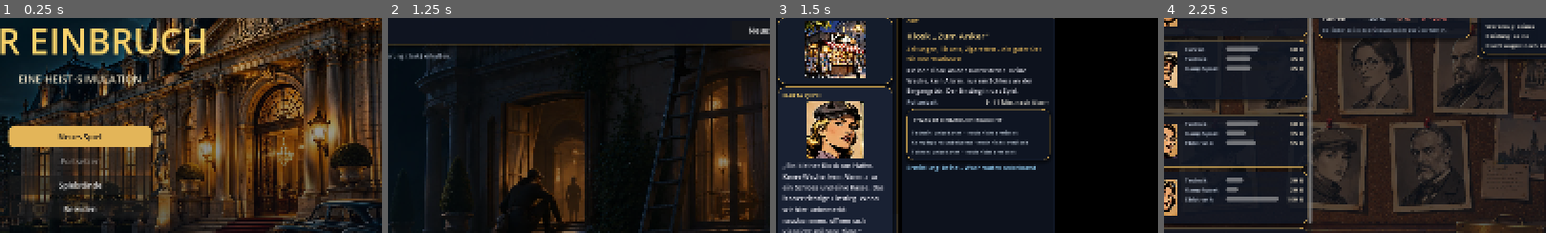
Above: before the commit, frames 1-4 (left to right).
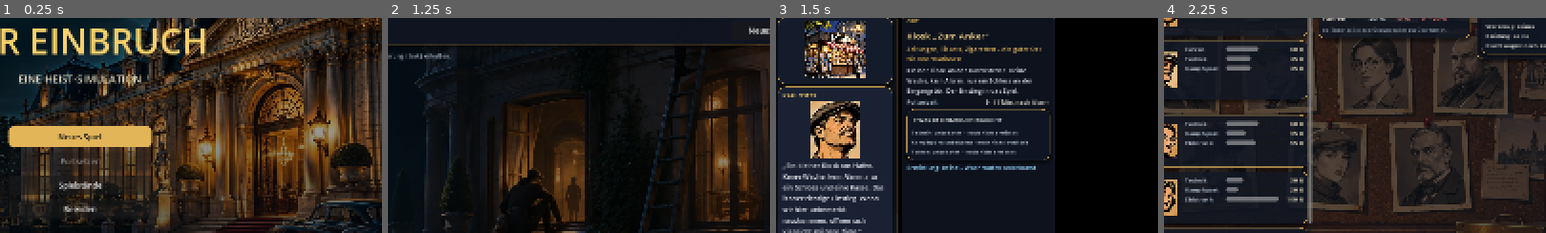
Above: after the commit, the same moments.

Repository: Martin1971-cloud/einbruch
Game: Godot game, scene res://scenes/main.tscn
Two runs of this game, one before a commit and one after it. Both use one fixed random seed, a clock stepped at 60 frames per second and the inputs below.
Inputs:
- Up to frame 1 (0.25 s): no input
- Up to frame 2 (1.25 s): click "Neues Spiel" at 0.5 s
- Up to frame 3 (1.5 s): click "Neues Spiel hier" at 1.25 s
- Up to frame 4 (2.25 s): click "Organisation" at 2 s
The pictures show only the part of the screen within x 40-90%, y 27-77%; the shares and areas given below are measured in that part.

Frames 1-2 are identical in both runs. In frame 3, 3.1% of the frame differs, in the area x 2-23%, y 35-66%; in frame 4, nothing differs.

Commit message:
Stadtansicht: feste Ansprechperson pro Gebäude statt Zufall
Kiosk: Karl Oster, Kurioitätenladen: Mira Calder, Juwelier: Jonas Berg,
Museum: Lena Hartmann, Testhaus: Stefan Krall. Test prüft, dass jede
Ansprechperson existiert.

Co-Authored-By: Claude Haiku 5.5 <noreply@anthropic.com>
Claude-Session: https://claude.ai/code/session_01LKpSSULuighKXwyzAG3jU1

Diff:
--- a/godot/scripts/data.gd
+++ b/godot/scripts/data.gd
@@ -194,14 +194,14 @@
 ## Porträts (2D, Krimi-Stil) je Figur, nach Geschlecht und Rolle (weiblich: Mira, Ilja, Rosa, Greta). Dateien in assets/portraits/.
 ## Sprecherinnen und Sprecher der Stadtansicht: jede Anzeige wechselt zwischen weiblich und männlich.
 const SPRECHER := [
-	{"name": "Mira Calder", "bild": "beobachterin", "weiblich": true},
-	{"name": "Lena Hartmann", "bild": "rezeptionistin", "weiblich": true},
-	{"name": "Vera Lind", "bild": "hehlerin", "weiblich": true},
-	{"name": "Marta Quell", "bild": "einbrecherin", "weiblich": true},
-	{"name": "Jonas Berg", "bild": "wachmann", "weiblich": false},
-	{"name": "Karl Oster", "bild": "hausmeister", "weiblich": false},
-	{"name": "Paul Renner", "bild": "planer", "weiblich": false},
-	{"name": "Stefan Krall", "bild": "kraeftige", "weiblich": false},
+	{"id": "mira_calder", "name": "Mira Calder", "bild": "beobachterin", "weiblich": true},
+	{"id": "lena_hartmann", "name": "Lena Hartmann", "bild": "rezeptionistin", "weiblich": true},
+	{"id": "vera_lind", "name": "Vera Lind", "bild": "hehlerin", "weiblich": true},
+	{"id": "marta_quell", "name": "Marta Quell", "bild": "einbrecherin", "weiblich": true},
+	{"id": "jonas_berg", "name": "Jonas Berg", "bild": "wachmann", "weiblich": false},
+	{"id": "karl_oster", "name": "Karl Oster", "bild": "hausmeister", "weiblich": false},
+	{"id": "paul_renner", "name": "Paul Renner", "bild": "planer", "weiblich": false},
+	{"id": "stefan_krall", "name": "Stefan Krall", "bild": "kraeftige", "weiblich": false},
 ]
 
 const PORTRAIT := {
@@ -300,6 +300,7 @@
 const ZIELE_ROH := {
 	"museum": {
 		"id": "museum",
+		"sprecher": "lena_hartmann",
 		"hauptweg": ["eingangstuer"],  # Haupteingang und Schwachstelle: Schutz der Streife bis zum Schließen
 		"glasvitrinen": true,  # Ausstellungskästen aus Glas: Glasschneider nötig (auch wenn man aufbrechen könnte)
 		"name": "ziel.museum.name",
@@ -385,6 +386,7 @@
 	},
 	"kiosk": {
 		"id": "kiosk",
+		"sprecher": "karl_oster",
 		"hauptweg": ["eingangstuer"],  # Haupteingang und Schwachstelle: Schutz der Streife bis zum Schließen
 		# Original (TCBUILD.DAT, Nr. 10): Polizeizeit 600 s, Lautstärkegrenze 200, keine Wache
 		"guard_rate": 10.0,   # Wachrate (Original GRate): bestimmt das Polizeitempo
@@ -474,6 +476,7 @@
 	# Dient dazu, Animationen und Abläufe zu prüfen. Im Spiel nicht erreichbar.
 	"testhaus": {
 		"id": "testhaus",
+		"sprecher": "stefan_krall",
 		"guard_rate": 60.0,
 		"escape_km": 15.0,
 		"max_volume": 150.0,
@@ -592,6 +595,7 @@
 	# Holztüren, Vitrinen, Gemälde an der Wand. Keine Wache (Original: Wachstärke 0). Erster Schritt nach dem Kiosk.
 	"curiosity": {
 		"id": "curiosity",
+		"sprecher": "mira_calder",
 		"hauptweg": ["eingangstuer"],  # Haupteingang und Schwachstelle: Schutz der Streife bis zum Schließen
 		"guard_rate": 90.0,
 		"escape_km": 20.0,
@@ -714,6 +718,7 @@
 	# Stahltür zum Tresorraum. Keine Wache (Original: Wachstärke 0), aber Alarm. Gebäude 3 nach dem Laden.
 	"juwelier": {
 		"id": "juwelier",
+		"sprecher": "jonas_berg",
 		"hauptweg": ["eingangstuer", "schaufenster"],  # Haupteingang und Schwachstelle: Schutz der Streife bis zum Schließen
 		"guard_rate": 100.0,
 		"escape_km": 13.0,
--- a/godot/scripts/screens/town.gd
+++ b/godot/scripts/screens/town.gd
@@ -154,16 +154,13 @@
 	return c
 
 
-## Zuletzt gezeigtes Geschlecht: die nächste Sprecherin oder der nächste Sprecher ist vom anderen Geschlecht.
-static var _letzte_weiblich := false
-
-func _naechste_sprecherin() -> Dictionary:
-	_letzte_weiblich = not _letzte_weiblich
-	var pool: Array = []
+## Ansprechperson des Ziels: fest pro Gebäude (GameData.TARGETS[id].sprecher).
+func _sprecherin(ziel: String) -> Dictionary:
+	var id := str(GameData.TARGETS[ziel].sprecher)
 	for e in GameData.SPRECHER:
-		if bool(e.weiblich) == _letzte_weiblich:
-			pool.append(e)
-	return pool[randi() % pool.size()]
+		if str(e.id) == id:
+			return e
+	return GameData.SPRECHER[0]
 
 func _image_card() -> PanelContainer:
 	var col := VBoxContainer.new()
@@ -179,7 +176,7 @@
 	var dv := VBoxContainer.new()
 	dv.add_theme_constant_override("separation", 4)
 	dlg.add_child(dv)
-	var sprecher := _naechste_sprecherin()
+	var sprecher := _sprecherin(_selected)
 	dv.add_child(UI.label(str(sprecher.name).to_upper(), 12, Color(0.97, 0.82, 0.42)))
 	# Porträt der Sprecherin (Dialog)
 	var sp_path := "res://assets/portraits/%s.png" % str(sprecher.bild)
--- a/godot/tests/test_bezuege.gd
+++ b/godot/tests/test_bezuege.gd
@@ -28,6 +28,7 @@
 	for tid in GameData.TARGETS:
 		var t: Dictionary = GameData.TARGETS[tid]
 		_check(_id_ok(tid), "%s: Ziel-ID im Format snake_case" % tid)
+		_check(str(t.get("sprecher", "")) != "" and GameData.SPRECHER.any(func(e): return str(e.id) == str(t.sprecher)), "%s: Ansprechperson existiert" % tid)
 		if not PLANUNG.has(tid):
 			_check(t.get("fine", {}).has("paint"), "%s: Feingrundriss vorhanden" % tid)
 		var sim := Sim.create(t, [], {}, GameData.car_now("limo", 85.0))
